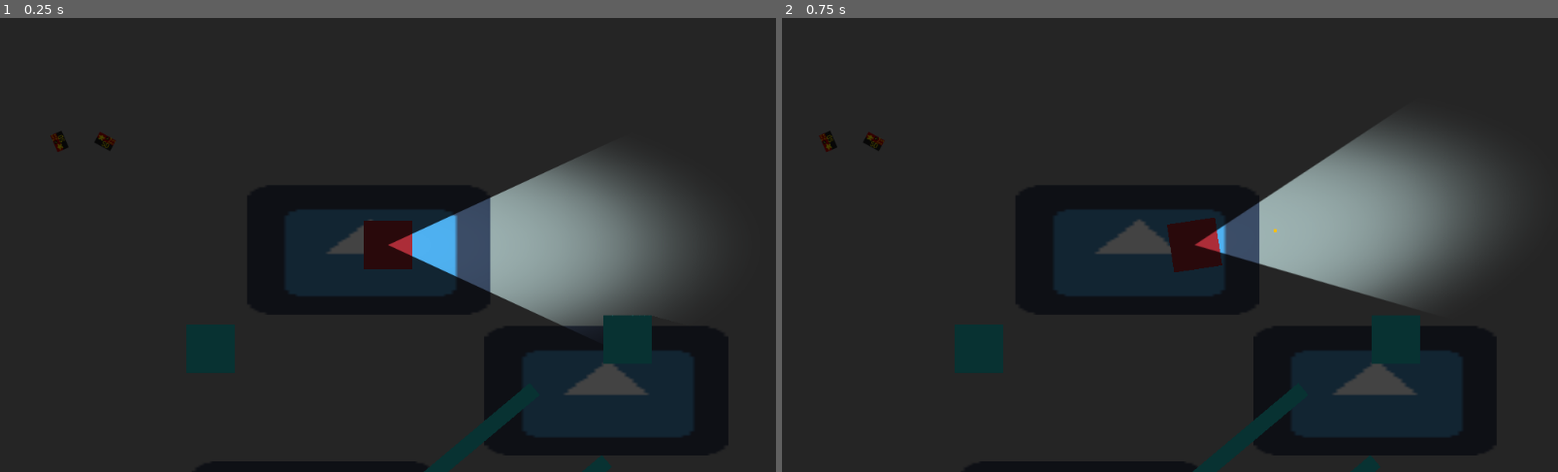
Above: before the commit, frames 1-2 (left to right).
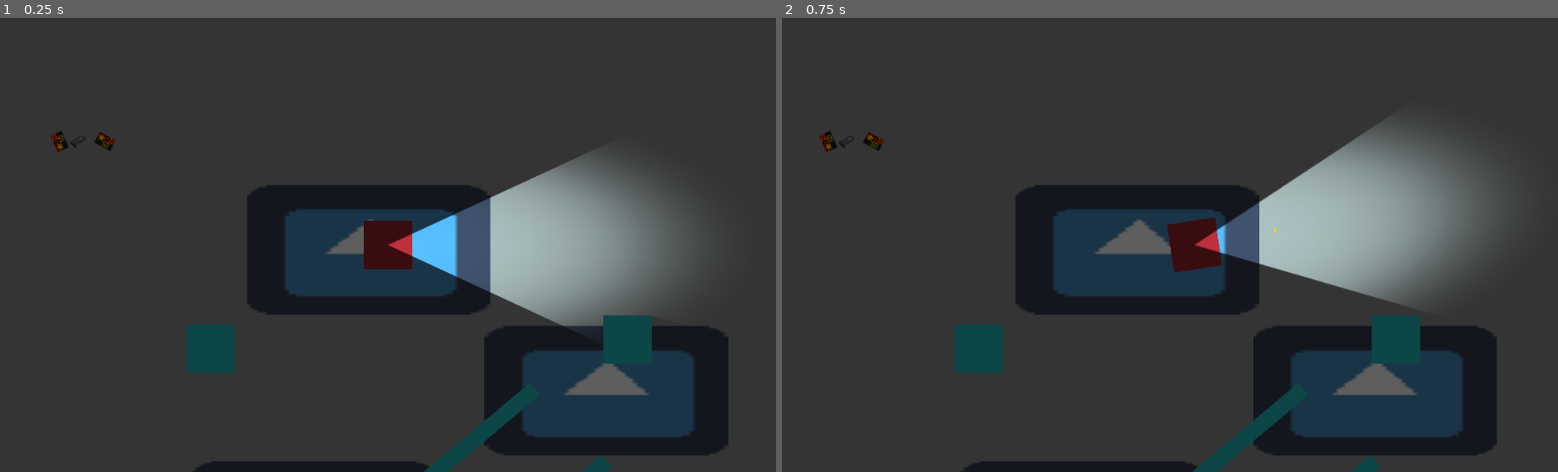
Above: after the commit, the same moments.

Repository: ghfox/overheadpoc
Game: Godot game, scene res://Scn/Room.tscn
Two runs of this game, one before a commit and one after it. Both use one fixed random seed, a clock stepped at 60 frames per second and the inputs below. The engine's default icon, where the game draws it, is replaced by a stand-in: a white triangle on a blue panel in a dark square.
Inputs (mouse positions are in pixels of both pictures, inside the frame that each line leads up to):
- Up to frame 1 (0.25 s): no input
- Up to frame 2 (0.75 s): tap Enter at 0.5 s; move the mouse to (1340, 222) at 0.52 s; hold D from 0.53 s (still down); click (1340, 222) at 0.6 s

The runs differ from the first frame. In frame 1, 0.6% of the frame differs, in the area x 7-84%, y 25-83%; in frame 2, 0.8%, in the area x 5-82%, y 25-83%.

Commit message:
outline shader is now just an outline, mag added as itempickup

Diff:
--- a/Classes/Magazine.gd
+++ b/Classes/Magazine.gd
@@ -9,9 +9,11 @@
 var subtype =""
 var store = 0
 
-func _init(ncal,ncap):
-	cal = ncal
-	cap = ncap
+func _init(type):
+	cal = ItemStore.getMagCal(type)
+	cap = ItemStore.getMagCap(type)
+	sprite = ItemStore.getMagSprite(type)
+	normal = ItemStore.getMagNormal(type)
 
 func fillMag(ammo):
 	subtype = ammo.subtype
--- a/Scn/Room.tscn
+++ b/Scn/Room.tscn
@@ -68,7 +68,7 @@
 scale = Vector2( 0.379221, 0.370944 )
 
 [node name="CanvasModulate" type="CanvasModulate" parent="."]
-color = Color( 0.266667, 0.266667, 0.266667, 1 )
+color = Color( 0.372549, 0.372549, 0.372549, 1 )
 
 [node name="LayerUnMod" type="CanvasLayer" parent="."]
 follow_viewport_enable = true
--- a/Scr/Player.gd
+++ b/Scr/Player.gd
@@ -20,6 +20,9 @@
 	get_parent().call_deferred("add_child_below_node",self,new)
 	new = ItemPickup.new(Ammo.new("9mm","fmj",10))
 	new.position.x = 40
+	get_parent().call_deferred("add_child_below_node",self,new)
+	new = ItemPickup.new(Magazine.new("9mm 10rd Mag"))
+	new.position.x = 5
 	get_parent().call_deferred("add_child_below_node",self,new)
 
 func _process(_delta):
--- a/Shaders/outline.shader
+++ b/Shaders/outline.shader
@@ -7,23 +7,14 @@
 	vec4 outline_color = vec4(0,255,0,255);
 	float a;
 	float maxa = col.a;
-	float mina = col.a;
 
 	a = texture(TEXTURE, UV + vec2(0.0, -outline_width) * ps).a;
 	maxa = max(a, maxa);
-	mina = min(a, mina);
-
 	a = texture(TEXTURE, UV + vec2(0.0, outline_width) * ps).a;
 	maxa = max(a, maxa);
-	mina = min(a, mina);
-
 	a = texture(TEXTURE, UV + vec2(-outline_width, 0.0) * ps).a;
 	maxa = max(a, maxa);
-	mina = min(a, mina);
-
 	a = texture(TEXTURE, UV + vec2(outline_width, 0.0) * ps).a;
 	maxa = max(a, maxa);
-	mina = min(a, mina);
-
-	COLOR = mix(col, outline_color, maxa - mina);
+	COLOR = mix(col, outline_color,maxa-col.a);
 }
--- a/Singletons/Inventory.gd
+++ b/Singletons/Inventory.gd
@@ -12,7 +12,7 @@
 func _ready():
 	pack = {
 		"weapon" : [Weapon.new("PeaShooter")],
-		"mag" : [Magazine.new("9mm",10),Magazine.new("9mm",10),Magazine.new("9mm",10)],
+		"mag" : [Magazine.new("9mm 10rd Mag"),Magazine.new("9mm 10rd Mag"),Magazine.new("9mm 10rd Mag")],
 		"ammo" : [Ammo.new("9mm","fmj",25)]
 	}
 	pack["mag"][0].fillMag(pack["ammo"][0])
--- a/Singletons/ItemStore.gd
+++ b/Singletons/ItemStore.gd
@@ -14,10 +14,26 @@
 	}
 }
 
+func getMagSprite(type):
+	var sprite = "%s%s" % [res,m[type]["sprite"]]
+	return sprite
+
+func getMagNormal(type):
+	var normal = "%s%s" % [res,m[type]["normal"]]
+	return normal
+
+func getMagCal(type):
+	return m[type]["cal"]
+
+func getMagCap(type):
+	return m[type]["cap"]
+
 var m = {
 	"9mm 10rd Mag" : {
 		"cal" : "9mm",
-		"cap" : 10
+		"cap" : 10,
+		"sprite" : "smallMag.png",
+		"normal" : "smallMagNormal.png"
 	}
 }
 
@@ -26,7 +42,7 @@
 	return sprite
 
 func getAmmoNormal(cal,subtype):
-	var normal = "%s%s" % [res, "boxNormal.png"]
+	var normal = "%s%s" % [res,b[cal][subtype]["normal"]]
 	return normal
 
 var b = {
@@ -36,16 +52,21 @@
 			"pen" : 40,
 			"spd" : 50,
 			"sprite" : "9mmfmjbox.png",
+			"normal" : "boxNormal.png"
 		},
 		"hp" : {
 			"dam" : 45,
 			"pen" : 20,
-			"spd" : 1
+			"spd" : 1,
+
+			"normal" : "boxNormal.png"
 		},
 		 "fluted" : {
 			"dam" : 35,
 			"pen" : 30,
-			"spd" : 50
+			"spd" : 50,
+
+			"normal" : "boxNormal.png"
 		}
 	}
 }
Binary file added: Spr/Items/smallMagNormal.png
Not shown, added: Spr/Items/smallMagNormal.png.import
